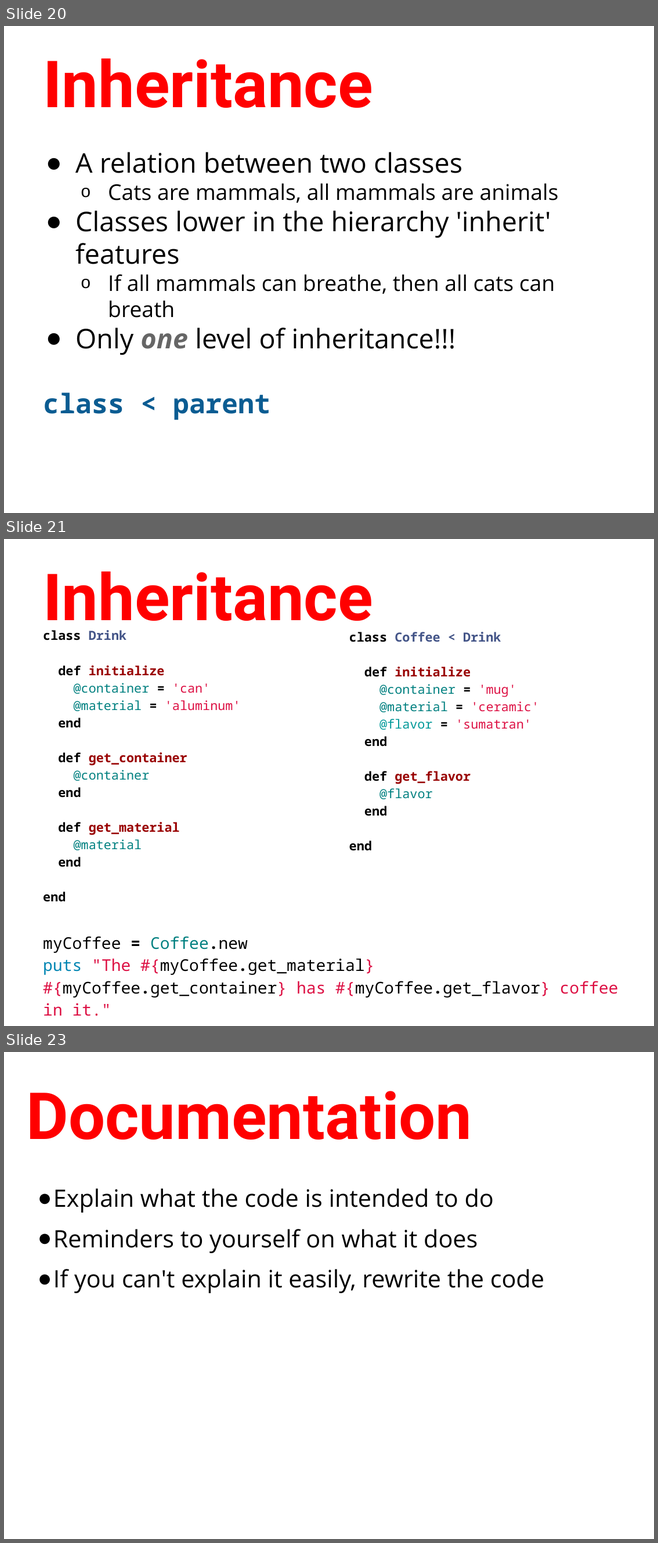
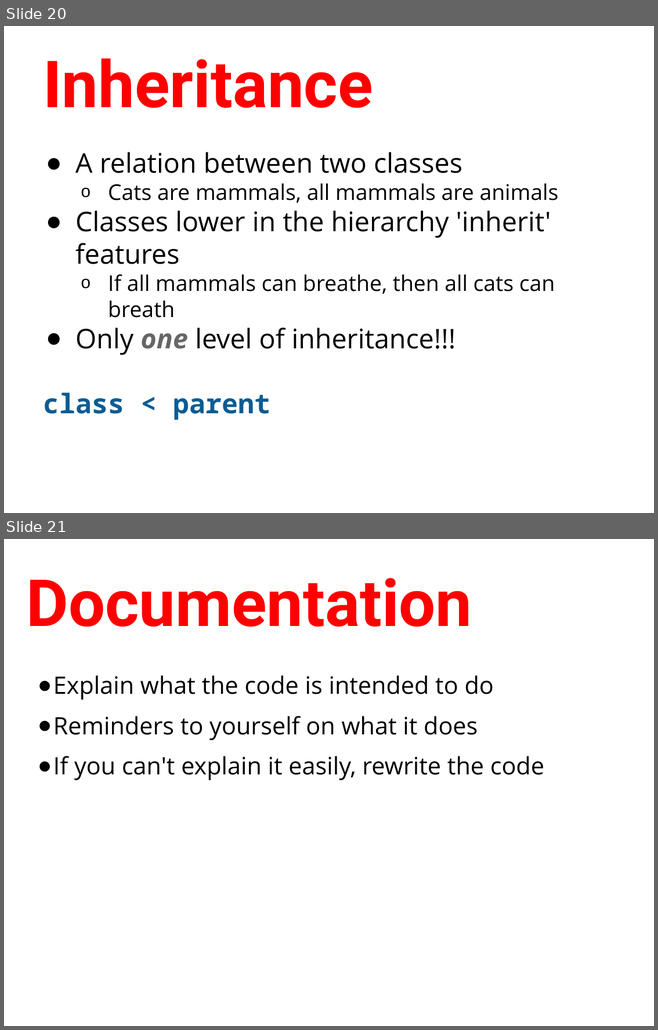
Before and after one commit to humanitiesprogramming/slides, a slide deck: HILT - Programming Concepts III.pptx. Shown one above the other, each under a label of ours: slides 20, 21 and 23 before the commit, slides 20 and 21 after it; the slides between them are not shown. The pictures are 658x1543 and 658x1030 pixels, drawn with LibreOffice and Linux fonts; fonts in the diff are those of the drawing. Boxes give left, top, right and bottom in pixels: in the first picture for what was removed or moved away, otherwise in the second. Text is boxed around its words. In the diff, an @@ line names an element or a change of style, - is before the commit and + after.

```diff
--- a/HILT - Programming Concepts III.pptx
+++ b/HILT - Programming Concepts III.pptx
@@ slide 21 removed at <box>4,539,654,1026</box>, background #FFFFFF @@
@@ title removed at <box>43,571,372,636</box> @@
-Inheritance
@@ text removed at <box>43,630,241,902</box> @@
-class Drink
-def initialize
-@container = 'can'
-@material = 'aluminum'
-end
-def get_container
-@container
-end
-def get_material
-@material
-end
-end
@@ text removed at <box>349,632,539,851</box> @@
-class Coffee < Drink
-def initialize
-@container = 'mug'
-@material = 'ceramic'
-@flavor = 'sumatran'
-end
-def get_flavor
-@flavor
-end
-end
@@ text removed at <box>43,936,618,1016</box> @@
-myCoffee = Coffee.new
-puts "The #{myCoffee.get_material} #{myCoffee.get_container} has #{myCoffee.get_flavor} coffee in it."
@@ what was slide 23 is now slide 21 @@
```
Also in this commit, not shown: 1 other slide removed, 1 other file.
